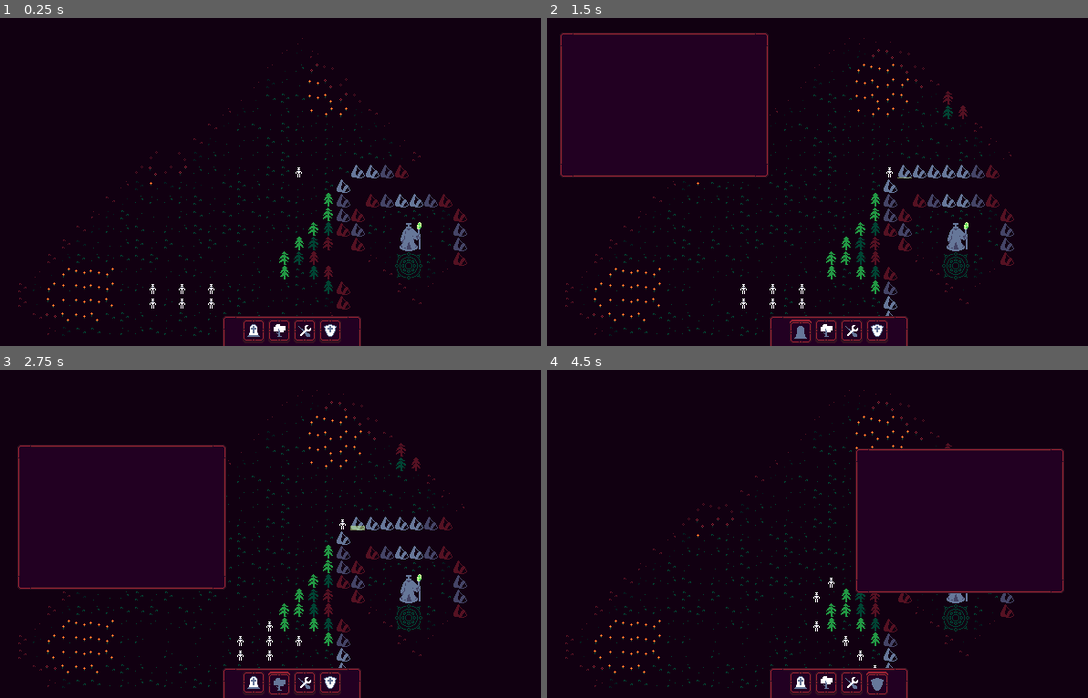
Above: before the commit, frames 1-4 (two rows, left to right).
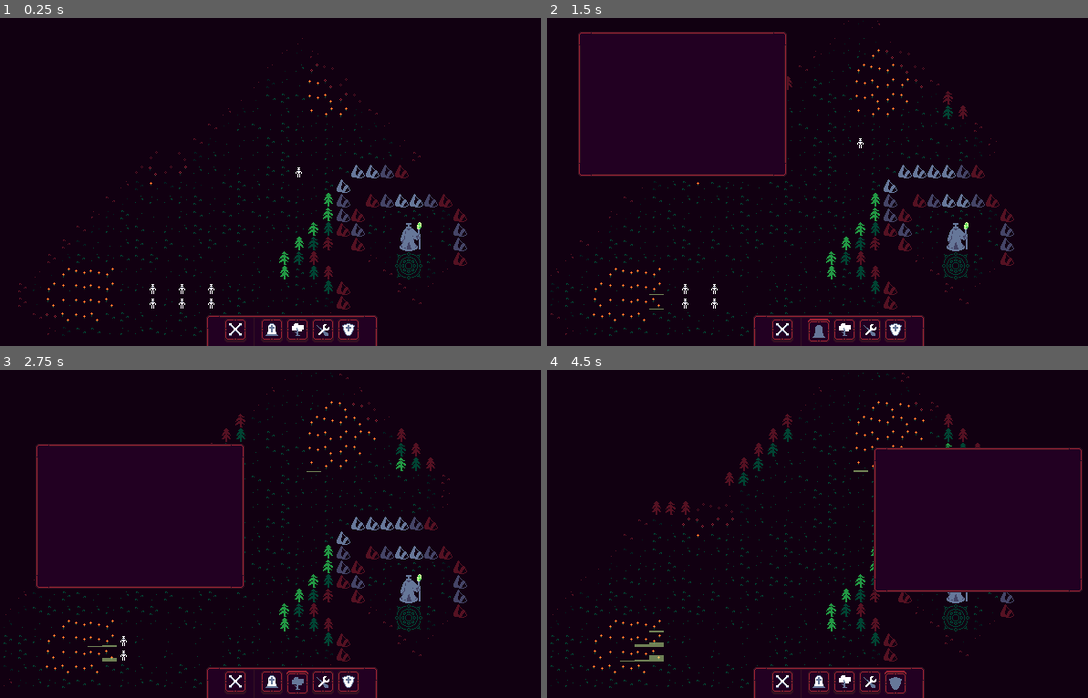
Above: after the commit, the same moments.

Repository: danielday-dev/LudemDare55
Game: Godot game, scene res://Scenes/Main.tscn
The game is run twice, just before and just after one commit, with the same random seed, the same clock (stepped at 60 frames per second) and the same inputs.
Inputs (mouse positions are in pixels of both pictures, inside the frame that each line leads up to; where the layout moved, square brackets give the same spot in the first picture):
- Up to frame 1 (0.25 s): no input
- Up to frame 2 (1.5 s): click (785, 339) at 0.52 s; click (817, 339) [801, 339] at 1.25 s
- Up to frame 3 (2.75 s): click (297, 691) [281, 691] at 2 s
- Up to frame 4 (4.5 s): click (871, 691) [849, 691] at 2.75 s; click (893, 691) [877, 691] at 3.5 s; move the mouse to (968, 517) at 4.27 s; hold Right (ui_right) from 4.28 s (still down); click (968, 517) at 4.42 s

The runs differ from the first frame. In frame 1, 1.0% of the frame differs, in the area x 38-70%, y 90-100%; in frame 2, 3.2%; in frame 3, 3.6%; in frame 4, 3.8%, in the area x 0-99%, y 0-100%.

Commit message:
UI Changes + Cursor added.

Diff:
--- a/Resources/Resources/TileConfig.gd
+++ b/Resources/Resources/TileConfig.gd
@@ -46,3 +46,8 @@
 	match (tileConfigID):
 		TileConfigID._Mountain, TileConfigID._Rock,	TileConfigID._Tree,	TileConfigID._Water: return false;
 	return true;
+
+static func isTileMineable(tileConfigID : TileConfigID) -> bool:
+	match (tileConfigID):
+		TileConfigID._Mountain, TileConfigID._Rock,	TileConfigID._Tree: return true;
+	return false;
--- a/Resources/Themes/GUITheme.tres
+++ b/Resources/Themes/GUITheme.tres
@@ -15,5 +15,15 @@
 axis_stretch_horizontal = 1
 axis_stretch_vertical = 1
 
+[sub_resource type="StyleBoxLine" id="StyleBoxLine_wi1do"]
+content_margin_left = 0.0
+content_margin_top = 4.0
+content_margin_right = 0.0
+content_margin_bottom = 4.0
+color = Color(0.2, 0.0666667, 0.133333, 1)
+vertical = true
+
 [resource]
 PanelContainer/styles/panel = SubResource("StyleBoxTexture_5aks5")
+VSeparator/constants/separation = 8
+VSeparator/styles/separator = SubResource("StyleBoxLine_wi1do")
--- a/Scenes/Main.tscn
+++ b/Scenes/Main.tscn
@@ -1,7 +1,8 @@
-[gd_scene load_steps=26 format=3 uid="uid://bmaw8w1kh3y4a"]
+[gd_scene load_steps=27 format=3 uid="uid://bmaw8w1kh3y4a"]
 
 [ext_resource type="TileSet" uid="uid://dvfn1b1wfyaer" path="res://Resources/Tilesets/Environment.tres" id="1_fihl1"]
 [ext_resource type="Script" path="res://Scripts/MainCamera.gd" id="1_xs27h"]
+[ext_resource type="Texture2D" uid="uid://brmm42tt2imoq" path="res://Resources/Textures/Cursor.png" id="2_ey43r"]
 [ext_resource type="Script" path="res://Scripts/Environment.gd" id="2_p8p2k"]
 [ext_resource type="Theme" uid="uid://cyyr22eyhx1ok" path="res://Resources/Themes/GUITheme.tres" id="3_xsnx2"]
 [ext_resource type="Texture2D" uid="uid://crvyuq0gdxx4k" path="res://Resources/Textures/GUI/Button/Housing/Button_Housing.png" id="4_ac8nm"]
@@ -28,9 +29,10 @@
 
 [node name="Main" type="Node2D"]
 
-[node name="MainCamera" type="Camera2D" parent="."]
+[node name="MainCamera" type="Camera2D" parent="." node_paths=PackedStringArray("cursor")]
 position = Vector2(320, 180)
 script = ExtResource("1_xs27h")
+cursor = NodePath("../Cursor")
 
 [node name="Environment" type="TileMap" parent="."]
 tile_set = ExtResource("1_fihl1")
@@ -39,13 +41,21 @@
 layer_0/tile_data = PackedInt32Array(0, 1, 0, 1, 1, 0, 2, 1, 0, 3, 1, 0, 4, 1, 0, 5, 1, 0, 65542, 1, 0, 65543, 1, 0, 65 …(16538 unchanged characters)…
 script = ExtResource("2_p8p2k")
 
+[node name="Cursor" type="Sprite2D" parent="."]
+visible = false
+texture = ExtResource("2_ey43r")
+offset = Vector2(8, 8)
+
 [node name="CanvasLayer" type="CanvasLayer" parent="."]
 
 [node name="Control" type="Control" parent="CanvasLayer"]
 layout_mode = 3
-anchors_preset = 0
-offset_right = 40.0
-offset_bottom = 40.0
+anchors_preset = 15
+anchor_right = 1.0
+anchor_bottom = 1.0
+grow_horizontal = 2
+grow_vertical = 2
+mouse_filter = 1
 theme = ExtResource("3_xsnx2")
 
 [node name="Hotbar" type="PanelContainer" parent="CanvasLayer/Control"]
@@ -55,10 +65,10 @@
 anchor_top = 1.0
 anchor_right = 0.5
 anchor_bottom = 1.0
-offset_left = 224.0
-offset_top = 287.0
-offset_right = 376.0
-offset_bottom = 342.0
+offset_left = -94.0
+offset_top = -34.0
+offset_right = 94.0
+offset_bottom = 20.0
 grow_horizontal = 2
 grow_vertical = 0
 script = ExtResource("4_tgyo0")
@@ -66,6 +76,17 @@
 [node name="GridContainer" type="HBoxContainer" parent="CanvasLayer/Control/Hotbar"]
 layout_mode = 2
 size_flags_horizontal = 4
+
+[node name="Mining" type="TextureButton" parent="CanvasLayer/Control/Hotbar/GridContainer"]
+layout_mode = 2
+toggle_mode = true
+texture_normal = ExtResource("21_c0ek8")
+texture_pressed = ExtResource("22_tdblg")
+texture_hover = ExtResource("23_jewpq")
+texture_disabled = ExtResource("24_geh2u")
+
+[node name="VSeparator" type="VSeparator" parent="CanvasLayer/Control/Hotbar/GridContainer"]
+layout_mode = 2
 
 [node name="Housing" type="TextureButton" parent="CanvasLayer/Control/Hotbar/GridContainer"]
 layout_mode = 2
@@ -139,10 +160,10 @@
 anchor_top = 0.5
 anchor_right = 0.5
 anchor_bottom = 0.5
-offset_left = 175.0
-offset_top = 89.0
-offset_right = 465.0
-offset_bottom = 279.0
+offset_left = -145.0
+offset_top = -95.0
+offset_right = 145.0
+offset_bottom = 95.0
 grow_horizontal = 2
 grow_vertical = 2
 
--- a/Scripts/Environment.gd
+++ b/Scripts/Environment.gd
@@ -24,8 +24,8 @@
 	for y in range(environmentHeight):
 		for x in range(environmentWidth):
 			match (getTile(Vector2i(x, y))):
-				TileConfig.TileConfigID._Mountain:
-					JobPool.addJob(JobInfo.new(JobInfo.JobType._Mining, Vector2i(x, y)));
+				#TileConfig.TileConfigID._Mountain:
+					#JobPool.addJob(JobInfo.new(JobInfo.JobType._Mining, Vector2i(x, y)));
 				TileConfig.TileConfigID._Flower:
 					JobPool.addJob(JobInfo.new(JobInfo.JobType._Sleeping, Vector2i(x, y)));
 
--- a/Scripts/Hotbar.gd
+++ b/Scripts/Hotbar.gd
@@ -1,19 +1,31 @@
 extends PanelContainer
 
-var buttons : Array[BaseButton];
+var toolButtons : Array[BaseButton];
+var menuButtons : Array[BaseButton];
 func _ready():
 	# Get buttons.
-	buttons = [
+	toolButtons = [
+		$GridContainer/Mining,
+	];
+	menuButtons = [
 		$GridContainer/Housing,
 		$GridContainer/Farming,
 		$GridContainer/Utility,
 		$GridContainer/Defence,
 	];
 
-	# Connect + group buttons.
 	var group = ButtonGroup.new();
 	group.allow_unpress = true;
-	for button : BaseButton in buttons:
+
+
+	for button : BaseButton in toolButtons:
+		if (button == null): continue;
+
+		# Assign group.
+		button.button_group = group;
+
+	# Connect + group buttons.
+	for button : BaseButton in menuButtons:
 		if (button == null): continue;
 
 		# Assign group.
--- a/Scripts/MainCamera.gd
+++ b/Scripts/MainCamera.gd
@@ -2,6 +2,8 @@
 
 @export var zoomRate : float = 1.1;
 @export var zoomBounds : Vector2 = Vector2(0.5, 8);
+
+@export var cursor : Node2D = null;
 
 var scrollAmount : int = 0;
 func _process(delta):
@@ -24,8 +26,19 @@
 			scrollAmount += 1;
 		elif (event.button_index == MOUSE_BUTTON_WHEEL_DOWN):
 			scrollAmount -= 1;
+		elif (event.button_index == MOUSE_BUTTON_LEFT):
+			if (cursor != null && event.pressed):
+				JobPool.addJob(JobInfo.new(JobInfo.JobType._Mining, Vector2i(cursor.position / 16)));
 	elif event is InputEventMouseMotion:
 		if (dragged):
 			var moveAmount = event.position - lastPosition;
 			position -= moveAmount / zoom;
 			lastPosition = event.position;
+		else:
+			if (cursor != null):
+				cursor.visible = true;
+				var remapped : Vector2 = Vector2(
+					remap(event.position.x, 0, 640, -320, 320),
+					remap(event.position.y, 0, 360, -180, 180),
+				) / zoom;
+				cursor.position = (Vector2i((position + remapped) / EnvironmentInfo.tileSize)) * EnvironmentInfo.tileSize;
Binary file added: Resources/Textures/Cursor.png
Not shown, added: Resources/Textures/Cursor.png.import
Not shown: 1 places in Resources/Themes/GUITheme.tres that only renumber resources
